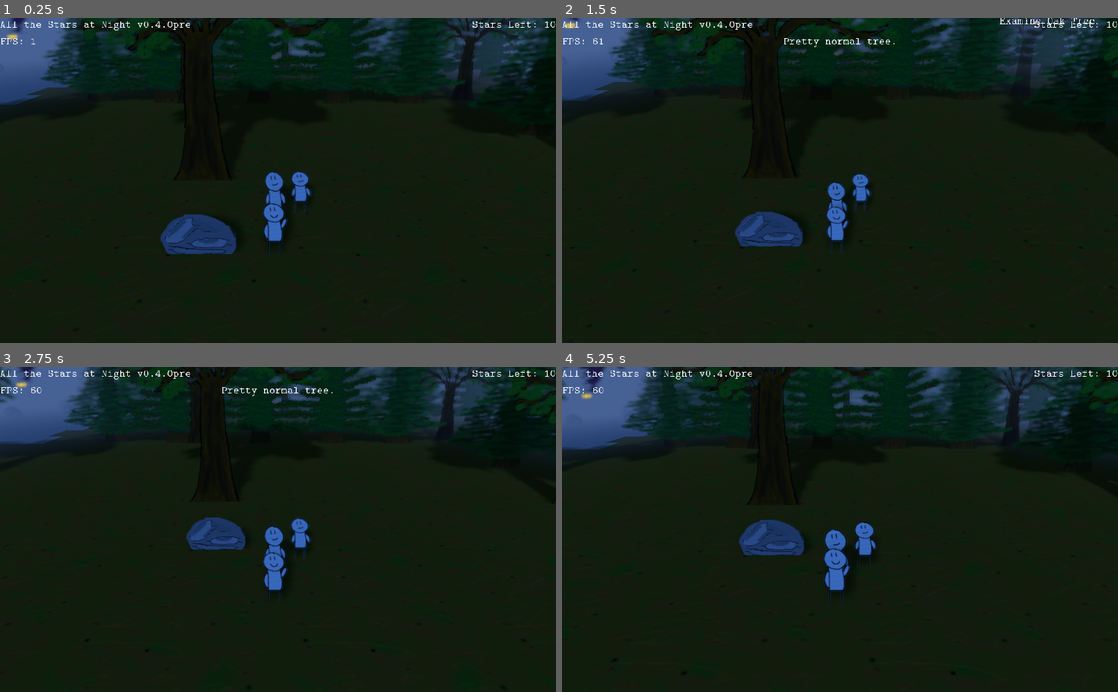
Above: before the commit, frames 1-4 (two rows, left to right).
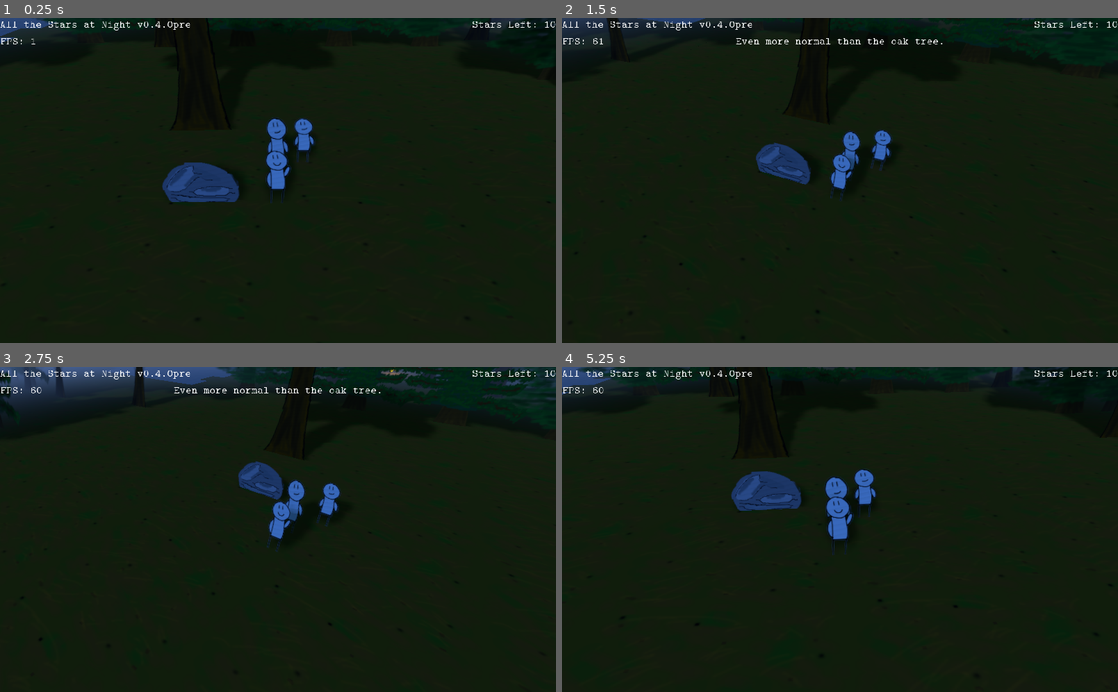
Above: after the commit, the same moments.

Repository: Schoperation/AllTheStarsAtNight
Game: Godot game, scene res://world/World.tscn
Two runs of this game, one before a commit and one after it. Both use one fixed random seed, a clock stepped at 60 frames per second and the inputs below.
Inputs (mouse positions are in pixels of both pictures, inside the frame that each line leads up to):
- Up to frame 1 (0.25 s): no input
- Up to frame 2 (1.5 s): move the mouse to (667, 34) at 0.52 s; hold E (rotate_right) 0.53-1.28 s; tap Mouse wheel up (zoom_in) at 0.6 s; click (667, 34) at 0.67 s; tap Mouse wheel down (zoom_out) at 0.8, 1.35 s; tap Enter at 1.25 s; move the mouse to (1045, 31) at 1.27 s; hold S (move_down) from 1.28 s (still down); click (1045, 31) at 1.42 s
- Up to frame 3 (2.75 s): tap Mouse wheel up (zoom_in) at 1.55, 2.1 s; move the mouse to (333, 458) at 2.02 s; release S (move_down) at 2.03 s; hold E (rotate_right) from 2.03 s (still down); tap Mouse wheel down (zoom_out) at 2.3 s
- Up to frame 4 (5.25 s): move the mouse to (812, 594) at 2.77 s; release E (rotate_right) at 2.78 s; hold W (move_up) 2.78-3.53 s; tap Mouse wheel down (zoom_out) at 2.85, 3.8, 4.35 s; click (812, 594) at 2.92 s; tap Mouse wheel up (zoom_in) at 3.05, 3.6, 4.55, 5.1 s; tap Space at 3.5, 5 s; move the mouse to (1006, 578) at 3.52 s; hold Q (rotate_left) 3.53-5.03 s; tap Enter at 4.25 s; move the mouse to (673, 480) at 4.27 s; move the mouse to (867, 529) at 5.02 s; hold S (move_down) from 5.03 s (still down); click (867, 529) at 5.17 s

The runs differ from the first frame. In frame 1, 13% of the frame differs, in the area x 0-100%, y 0-74%; in frame 2, 12%; in frame 3, 12%; in frame 4, 13%, in the area x 0-100%, y 0-80%.

Commit message:
Preliminary work on rotation

Diff:
--- a/ui/Zoom.gd
+++ b/ui/Zoom.gd
@@ -7,7 +7,8 @@
 """
 
 # Keep track of where we are
-var t = 1
+var t = 1 # zoom
+var r = 0 # rotate
 var defaultPos
 
 func _ready():
@@ -26,21 +27,32 @@
 			t = 2.0
 		changeCameraPos()
 	elif Input.is_action_pressed("rotate_left"):
-		pass
+		r -= 1
+		if r < -10:
+			r = -10
+		changeCameraPos()
 	elif Input.is_action_pressed("rotate_right"):
-		pass
+		r += 1
+		if r > 10:
+			r = 10
+		changeCameraPos()
 
 func changeCameraPos():
 	# Follow a parabola
 	var parabolaZ = 0.5 * (t + 1.5)
-	var parabolaY = 0.5 * t * t + 0.25
+	var parabolaY = 0.5 * t * t + 0.2
 	self.transform.origin.z = defaultPos.z * parabolaZ + 1
 	self.transform.origin.y = defaultPos.y * parabolaY
+	self.transform.origin.x = r
 
 	# Set angle
 	# theta = arctan(z/y)
-	var theta = atan(parabolaY/(parabolaZ - 0.1)) * -1.1
-	self.rotation.x = theta
+	#var theta = atan(parabolaY/(parabolaZ - 0.1)) * -1.1
+	#self.rotation.x = theta
+
+	look_at(get_parent().transform.origin, Vector3(0, 1, 0))
+	print(self.global_transform.origin.distance_to(get_parent().transform.origin))
+	print(self.global_transform.origin)
 
 # Change skybox colors
 func changeSkyColor():
--- a/world/Chunk.gd
+++ b/world/Chunk.gd
@@ -51,7 +51,7 @@
 	# ...unless this was planted by the US Forest Service...
 	var numRows = 0
 	var numCols = 0
-	var OFFSET = 1.2
+	var OFFSET = 2.0
 	numRows = round(rand_range(3, 6))
 	numCols = round(rand_range(3, 6))
 
